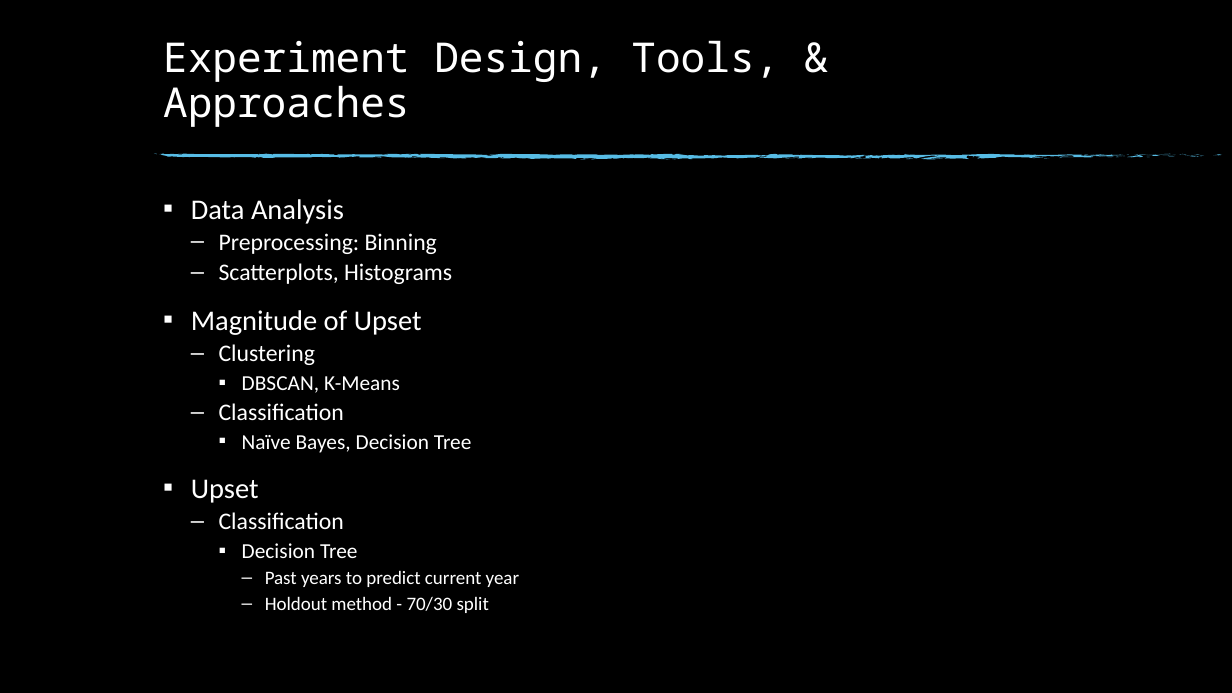
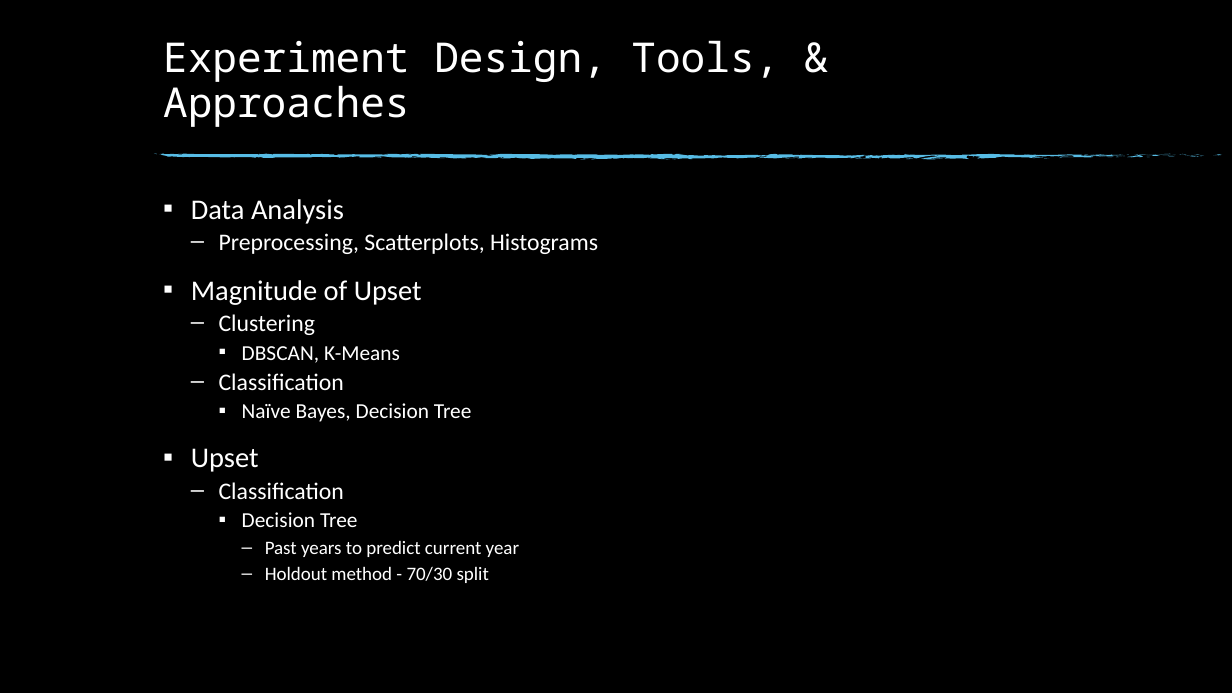
Before and after one commit to msnyde8/Graduate_Project-Upset_Potential, a slide deck: slide 5 of Upset Potential in the NFL.pptx. Drawn at 1232x693 pixels with LibreOffice and Linux fonts; fonts in the diff are those of the drawing; background and template pictures are left out. Boxes give left, top, right and bottom in pixels: in the first picture for what was removed or moved away, otherwise in the second. Text is boxed around its words. In the diff, an @@ line names an element or a change of style, - is before the commit and + after.

```diff
--- a/Upset Potential in the NFL.pptx
+++ b/Upset Potential in the NFL.pptx
@@ text at bbox=[219, 233, 598, 254]: text changed @@
-  – Preprocessing: Binning
-  – Scatterplots, Histograms
+  – Preprocessing, Scatterplots, Histograms
```
Also in this commit, not shown: 5 other slides changed, 3 slides removed, 6 other files.
